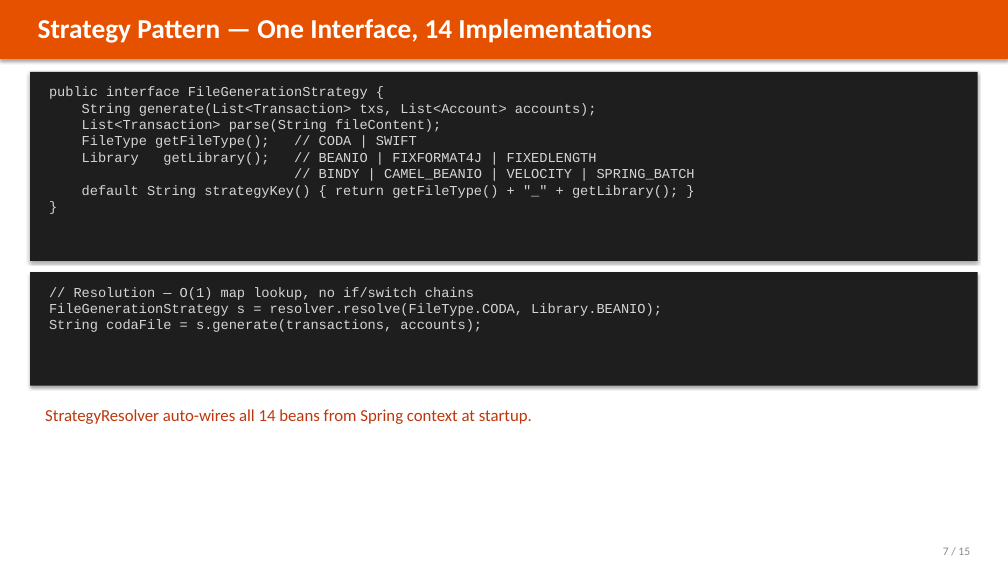
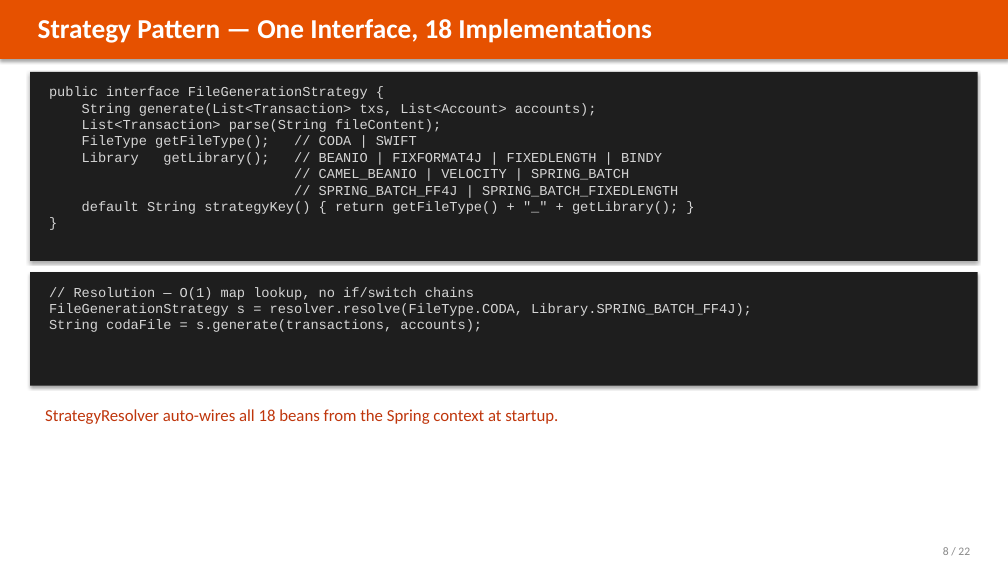
Before and after one commit to wallaceespindola/fixed-length-converters, a slide deck: slide 8 of docs/slides/banking-parser-platform.pptx (slide 7 before the commit). Drawn at 1008x567 pixels with LibreOffice and Linux fonts; fonts in the diff are those of the drawing. Boxes give left, top, right and bottom in pixels: in the first picture for what was removed or moved away, otherwise in the second. Text is boxed around its words. In the diff, an @@ line names an element or a change of style, - is before the commit and + after.

```diff
--- a/docs/slides/banking-parser-platform.pptx
+++ b/docs/slides/banking-parser-platform.pptx
@@ text at (x1=38, y1=19, x2=652, y2=43): text changed @@
-Strategy Pattern — One Interface, 14 Implementations
+Strategy Pattern — One Interface, 18 Implementations
@@ text at (x1=82, y1=152, x2=678, y2=197): text changed @@
-Library getLibrary(); // BEANIO | FIXFORMAT4J | FIXEDLENGTH
-// BINDY | CAMEL_BEANIO | VELOCITY | SPRING_BATCH
+Library getLibrary(); // BEANIO | FIXFORMAT4J | FIXEDLENGTH | BINDY
+// CAMEL_BEANIO | VELOCITY | SPRING_BATCH
+// SPRING_BATCH_FF4J | SPRING_BATCH_FIXEDLENGTH
@@ text at (x1=49, y1=303, x2=752, y2=316): text changed @@
-FileGenerationStrategy s = resolver.resolve(FileType.CODA, Library.BEANIO);
+FileGenerationStrategy s = resolver.resolve(FileType.CODA, Library.SPRING_BATCH_FF4J);
@@ text at (x1=45, y1=409, x2=558, y2=424): text changed @@
-StrategyResolver auto-wires all 14 beans from Spring context at startup.
+StrategyResolver auto-wires all 18 beans from the Spring context at startup.
@@ text at (x1=943, y1=547, x2=970, y2=555): text changed @@
-7 / 15
+8 / 22
```
Also in this commit, not shown: 13 other slides changed, 8 slides added, 1 slide removed, 7 other files.
